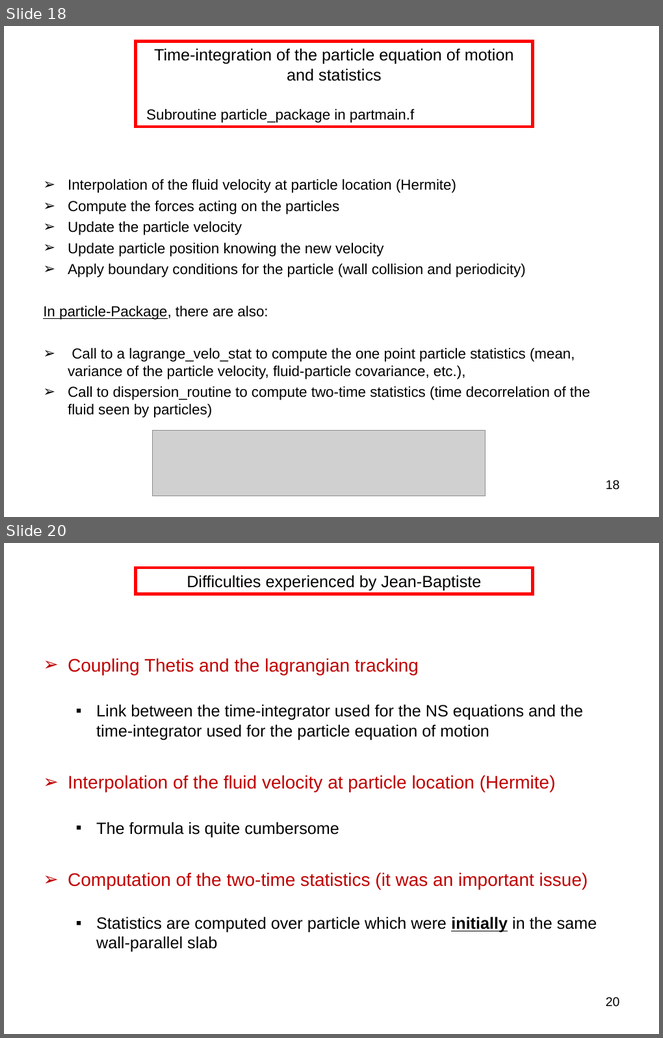
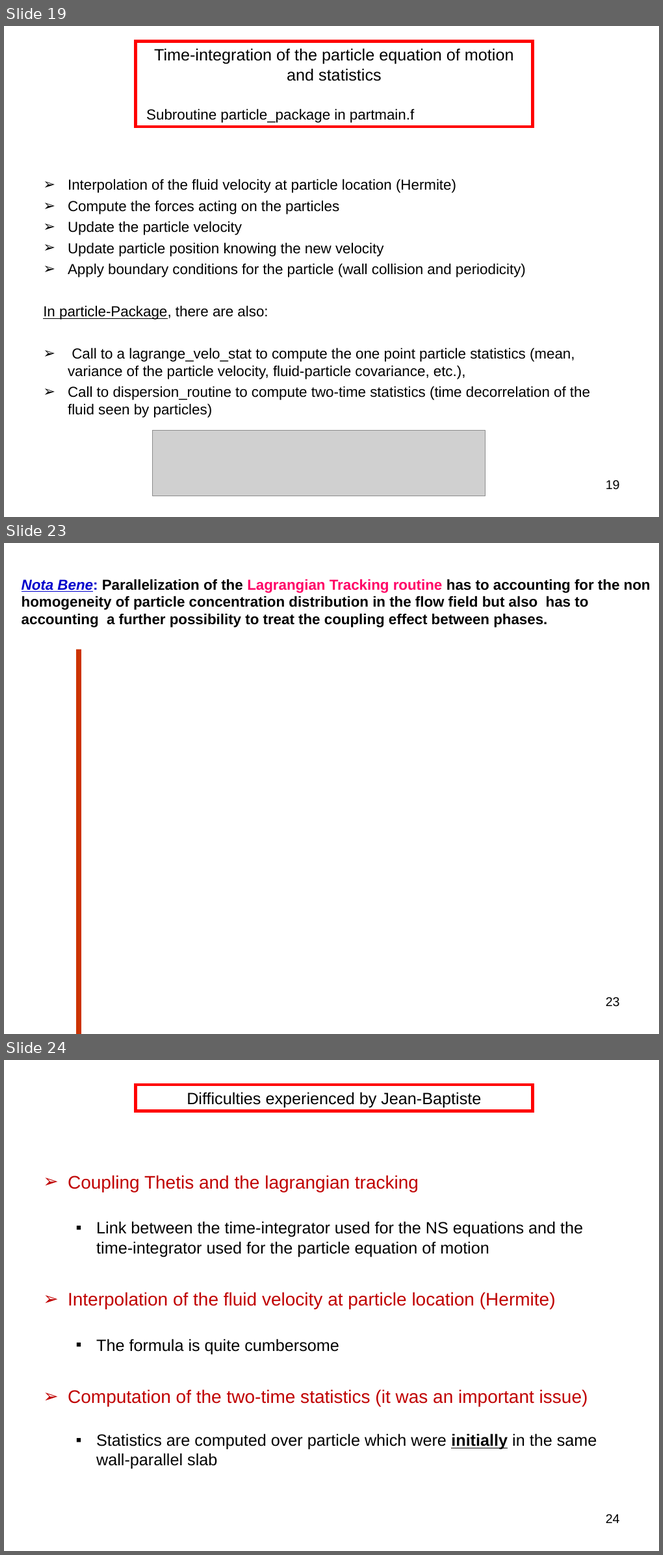
Before and after one commit to markus-abel/parpar, a slide deck: Suivi_lagrangien.ppt. Shown one above the other, each under a label of ours: slides 18 and 20 before the commit, slides 19, 23 and 24 after it; the slides between them are not shown. The pictures are 663x1038 and 663x1555 pixels, drawn with LibreOffice and Linux fonts; fonts in the diff are those of the drawing; grey boxes stand for pictures. Boxes give left, top, right and bottom in pixels: in the first picture for what was removed or moved away, otherwise in the second. Text is boxed around its words. In the diff, an @@ line names an element or a change of style, - is before the commit and + after.

```diff
--- a/Suivi_lagrangien.ppt
+++ b/Suivi_lagrangien.ppt
@@ slide 23 added at <box>4,543,659,1034</box>, background #FFFFFF @@
@@ text added at <box>22,579,651,627</box>, 16 pt, text #000000, bold @@
+Nota Bene: Parallelization of the Lagrangian Tracking routine has to accounting for the non
+homogeneity of particle concentration distribution in the flow field but also has to
+accounting a further possibility to treat the coupling effect between phases.
@@ line added from (79, 649) to (79, 1034), #CC3300 5.5 pt @@
@@ page number added at <box>606,997,620,1007</box>, 14 pt, text #000000 @@
+23
@@ what was slide 18 is now slide 19 @@
@@ page number at <box>606,480,620,490</box>: text changed @@
-18
+19
@@ what was slide 20 is now slide 24 @@
@@ page number at <box>606,1514,620,1523</box>: text changed @@
-20
+24
```
Also in this commit, not shown: 7 slides changed, 8 other slides added.
